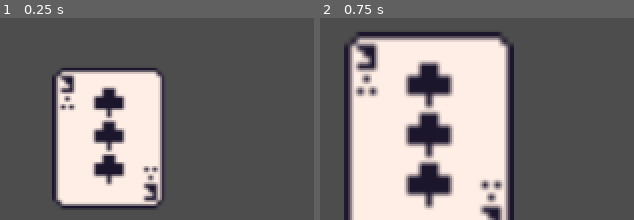
Above: before the commit, frames 1-2 (left to right).
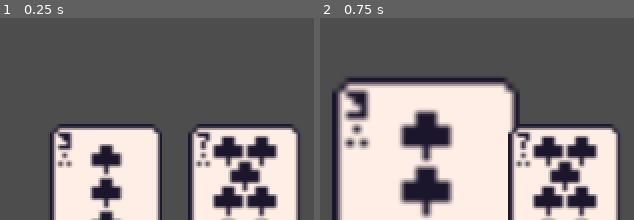
Above: after the commit, the same moments.

Repository: maxnovak/love-letter
Game: Godot game, scene res://table.tscn
Two runs of this game, one before a commit and one after it. Both use one fixed random seed, a clock stepped at 60 frames per second and the inputs below. Before the commit the project starts from res://world.tscn.
Inputs (mouse positions are in pixels of both pictures, inside the frame that each line leads up to):
- Up to frame 1 (0.25 s): no input
- Up to frame 2 (0.75 s): tap Enter at 0.5 s; move the mouse to (429, 139) at 0.52 s

The runs differ from the first frame. In frame 1, 36% of the frame differs, in the area x 15-96%, y 24-100%; in frame 2, 42%, in the area x 3-96%, y 6-100%.

Commit message:
Rename world to table and move card scaling to card scene

Diff:
--- a/Card.gd
+++ b/Card.gd
@@ -1,4 +1,6 @@
 extends Node
+
+signal hover_over_card
 
 var rng = RandomNumberGenerator.new()
 var pickedSuit = "Clubs"
@@ -8,3 +10,9 @@
 	var texture = load(path)
 
 	$Sprite2D.texture = texture
+
+func _on_area_2d_mouse_entered():
+	hover_over_card.emit(true)
+
+func _on_area_2d_mouse_exited():
+	hover_over_card.emit(false)
--- /dev/null
+++ b/PlayersHand.gd
@@ -0,0 +1,7 @@
+extends Node2D
+
+func _on_Card_hover_over_card(hovering, card):
+	if (hovering):
+		card.scale = Vector2(5,5)
+	else:
+		card.scale = Vector2(3,3)
--- a/world.gd
+++ b/Table.gd
@@ -21,10 +21,14 @@
 	deck.shuffle()
 
 	var playersCard = deck[0]
-	var playersHand = get_tree().get_root().get_node("Table/PlayersHand")
+	$PlayersHand.add_child(playersCard)
 
-	playersHand.add_child(playersCard)
+	var playersCard2 = deck[1]
+	playersCard2.position = Vector2(100,0)
+	$PlayersHand.add_child(playersCard2)
 
+	for card in $PlayersHand.get_children():
+		card.hover_over_card.connect($PlayersHand._on_Card_hover_over_card.bind(card))
 
 func create_deck():
 	for cardType in cardBreakdown:
@@ -32,14 +36,3 @@
 			var card := CardScene.instantiate()
 			card.setup(cardBreakdown[cardType].cardName)
 			deck.append(card)
-
-
-
-func _on_hand_mouse_entered():
-	var playersHand = get_tree().get_root().get_node("Table/PlayersHand")
-	playersHand.scale = Vector2(1.5, 1.5)
-
-
-func _on_hand_mouse_exited():
-	var playersHand = get_tree().get_root().get_node("Table/PlayersHand")
-	playersHand.scale = Vector2(1, 1)
--- a/card.tscn
+++ b/card.tscn
@@ -1,9 +1,23 @@
-[gd_scene load_steps=2 format=3 uid="uid://b2mlqh0nbkhqc"]
+[gd_scene load_steps=4 format=3 uid="uid://b2mlqh0nbkhqc"]
 
 [ext_resource type="Script" path="res://Card.gd" id="1_gv1ut"]
+[ext_resource type="Texture2D" uid="uid://ci3asj7dfsu6d" path="res://assets/Cards/Clubs/Clubs_card_01.png" id="2_bw7p6"]
+
+[sub_resource type="RectangleShape2D" id="RectangleShape2D_m7lkv"]
+size = Vector2(27.3333, 34)
 
 [node name="Card" type="Node2D"]
 scale = Vector2(3, 3)
 script = ExtResource("1_gv1ut")
 
 [node name="Sprite2D" type="Sprite2D" parent="."]
+texture = ExtResource("2_bw7p6")
+
+[node name="Area2D" type="Area2D" parent="."]
+
+[node name="CollisionShape2D" type="CollisionShape2D" parent="Area2D"]
+position = Vector2(-4.76837e-07, 3.17891e-07)
+shape = SubResource("RectangleShape2D_m7lkv")
+
+[connection signal="mouse_entered" from="Area2D" to="." method="_on_area_2d_mouse_entered"]
+[connection signal="mouse_exited" from="Area2D" to="." method="_on_area_2d_mouse_exited"]
--- a/project.godot
+++ b/project.godot
@@ -11,6 +11,6 @@
 [application]
 
 config/name="love-letter"
-run/main_scene="res://world.tscn"
+run/main_scene="res://table.tscn"
 config/features=PackedStringArray("4.1", "Forward Plus")
 config/icon="res://icon.svg"
--- /dev/null
+++ b/table.tscn
@@ -0,0 +1,11 @@
+[gd_scene load_steps=3 format=3 uid="uid://bmae37f4bd0sv"]
+
+[ext_resource type="Script" path="res://Table.gd" id="1_p1sh2"]
+[ext_resource type="Script" path="res://PlayersHand.gd" id="2_rujo7"]
+
+[node name="Table" type="Node2D"]
+script = ExtResource("1_p1sh2")
+
+[node name="PlayersHand" type="Node2D" parent="."]
+position = Vector2(600, 630)
+script = ExtResource("2_rujo7")
--- a/world.tscn
+++ /dev/null
@@ -1,20 +0,0 @@
-[gd_scene load_steps=3 format=3 uid="uid://bmae37f4bd0sv"]
-
-[ext_resource type="Script" path="res://world.gd" id="1_oaox4"]
-
-[sub_resource type="RectangleShape2D" id="RectangleShape2D_cde1s"]
-size = Vector2(351.5, 114.25)
-
-[node name="Table" type="Node2D"]
-script = ExtResource("1_oaox4")
-
-[node name="PlayersHand" type="Node2D" parent="."]
-position = Vector2(602, 589)
-
-[node name="HandArea" type="Area2D" parent="PlayersHand"]
-
-[node name="CollisionShape2D" type="CollisionShape2D" parent="PlayersHand/HandArea"]
-shape = SubResource("RectangleShape2D_cde1s")
-
-[connection signal="mouse_entered" from="PlayersHand/HandArea" to="." method="_on_hand_mouse_entered"]
-[connection signal="mouse_exited" from="PlayersHand/HandArea" to="." method="_on_hand_mouse_exited"]
